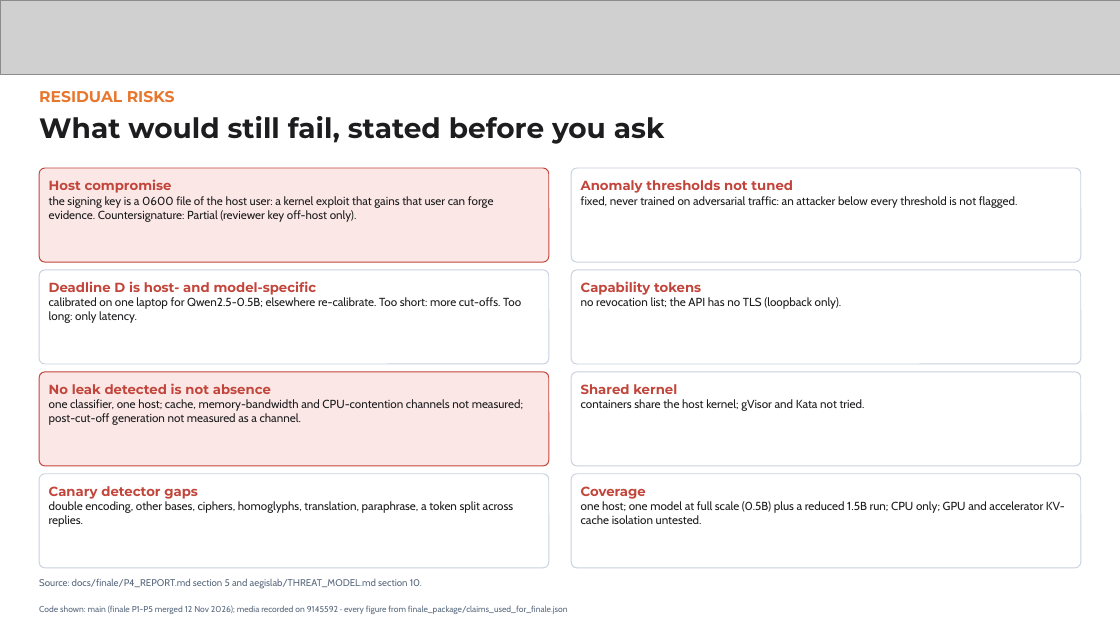
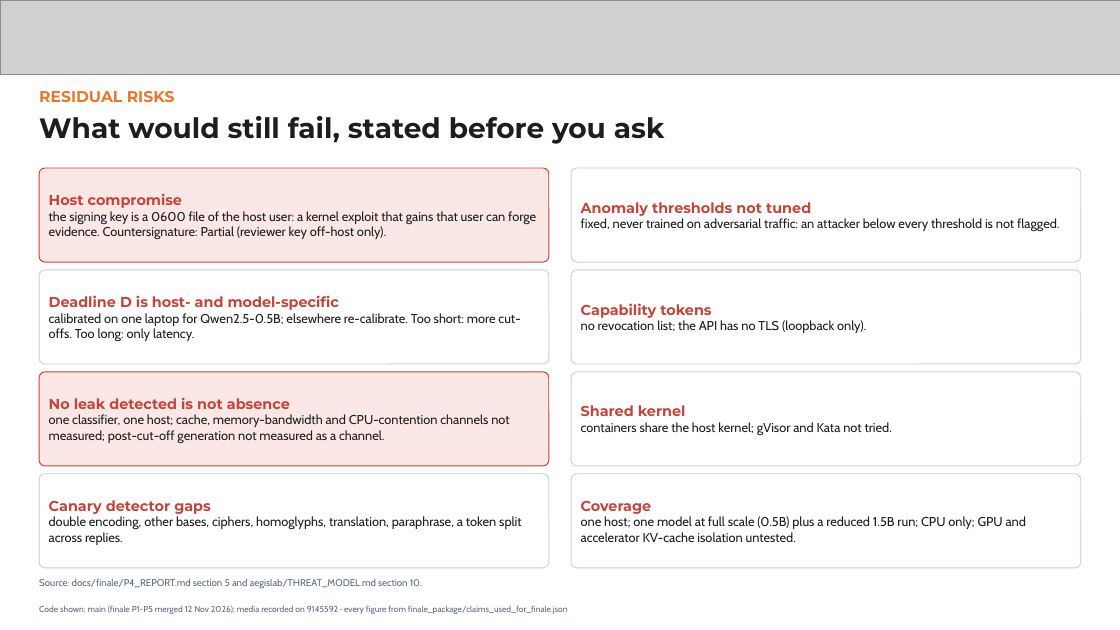
Before and after one commit to Invinciblx777/HIH, a slide deck: slide 10 of finale_package/Tech_Mavericks_AegisLab_Finale.pptx. Drawn at 1120x630 pixels with LibreOffice and Linux fonts; fonts in the diff are those of the drawing; grey boxes stand for pictures. Boxes give left, top, right and bottom in pixels: in the first picture for what was removed or moved away, otherwise in the second. Text is boxed around its words. In the diff, an @@ line names an element or a change of style, - is before the commit and + after.

Commit message:
Finale P6 task 8: deck layout fixes (P5_REPORT section 3); package rebuilt
build_finale_deck.py: slide 2 F3 marker on the vertical model-to-broker
arrow, drawn after the arrows; slide 3 "mailbox / socket" label in two
lines inside the frame; slide 7 terminal image re-rendered at 130 columns
(larger text); slide 8 caption clear of the footer; slides 10-11 larger
text, vertically centred. Deck, PDF and handout rebuilt.

FINALE_SCRIPT: step 0 reset.sh + preflight.sh; step 5 warm_render.sh
about 5 minutes before the slot; step 6 the local public demo as the
offline fallback; the stale "serves main until merged" fallback row is
replaced.

```diff
--- a/finale_package/Tech_Mavericks_AegisLab_Finale.pptx
+++ b/finale_package/Tech_Mavericks_AegisLab_Finale.pptx
@@ rounded rectangle "Host compromise" at [39, 168, 549, 262]: size 17 to 18.5 pt in "Host compromise"; size 15 to 16.5 pt; vertical alignment top to middle @@
@@ rounded rectangle "Anomaly thresholds not tuned" at [571, 168, 1081, 262]: size 17 to 18.5 pt in "Anomaly thresholds not tuned"; size 15 to 16.5 pt in "fixed, never trained on adversarial traffic: an ..."; vertical alignment top to middle @@
@@ rounded rectangle "Deadline D is host- and ..." at [39, 270, 549, 364]: size 17 to 18.5 pt in "Deadline D is host- and model-specific"; size 15 to 16.5 pt in "calibrated on one laptop for Qwen2.5-0.5B; elsewhere ..."; vertical alignment top to middle @@
@@ rounded rectangle "Capability tokens" at [571, 270, 1081, 364]: size 17 to 18.5 pt in "Capability tokens"; size 15 to 16.5 pt in "no revocation list; the API has no ..."; vertical alignment top to middle @@
@@ rounded rectangle "No leak detected is not ..." at [39, 372, 549, 466]: size 17 to 18.5 pt in "No leak detected is not absence"; size 15 to 16.5 pt in "one classifier, one host; cache, memory-bandwidth and ..."; vertical alignment top to middle @@
@@ rounded rectangle "Shared kernel" at [571, 372, 1081, 466]: size 17 to 18.5 pt in "Shared kernel"; size 15 to 16.5 pt in "containers share the host kernel; gVisor and ..."; vertical alignment top to middle @@
@@ rounded rectangle "Canary detector gaps" at [39, 474, 549, 568]: size 17 to 18.5 pt in "Canary detector gaps"; size 15 to 16.5 pt in "double encoding, other bases, ciphers, homoglyphs, translati ..."; vertical alignment top to middle @@
@@ rounded rectangle "Coverage" at [571, 474, 1081, 568]: size 17 to 18.5 pt in "Coverage"; size 15 to 16.5 pt; vertical alignment top to middle @@
```
Also in this commit, not shown: 5 other slides changed, 5 other files.
